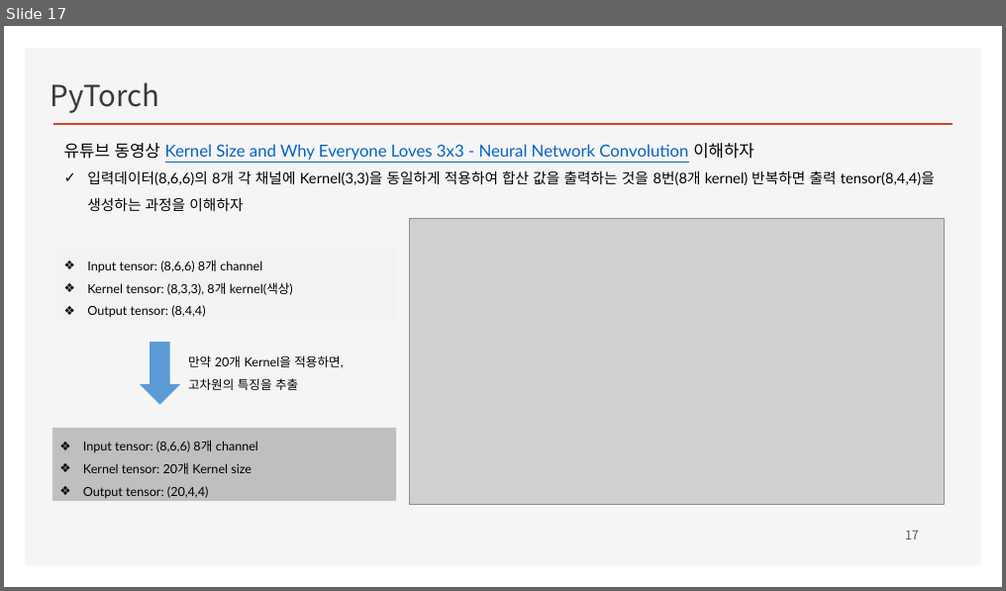
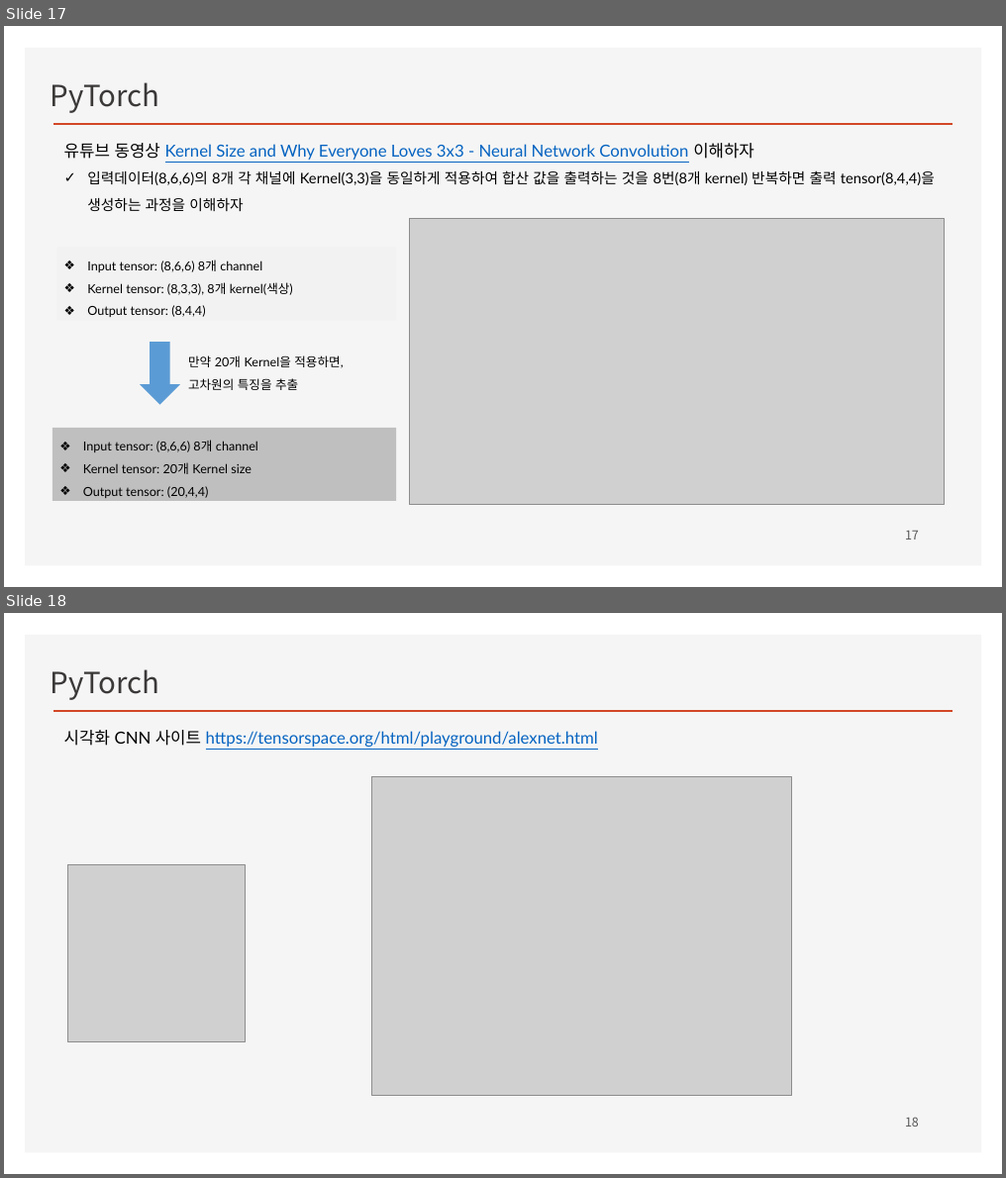
Before and after one commit to ancestor9/2026_Fall_Deep-Learning-with-Python, a slide deck: CNN/CNN.pptx. Shown one above the other, each under a label of ours: slide 17 before the commit, slides 17 and 18 after it. The pictures are 1006x591 and 1006x1178 pixels, drawn with LibreOffice and Linux fonts; fonts in the diff are those of the drawing; grey boxes stand for pictures; background and template pictures are left out. Boxes give left, top, right and bottom in pixels: in the first picture for what was removed or moved away, otherwise in the second. Text is boxed around its words. In the diff, an @@ line names an element or a change of style, - is before the commit and + after.

```diff
--- a/CNN/CNN.pptx
+++ b/CNN/CNN.pptx
@@ slide 18 added at bbox=[4, 613, 1002, 1174], background #FFFFFF; not listed: 2 template elements that a slide beside it also shows @@
@@ text added at bbox=[51, 669, 159, 700], 28 pt, text #3B3838 @@
+PyTorch
@@ text added at bbox=[64, 730, 598, 747], 16 pt, text #0563C1, underline @@
+시각화 CNN 사이트 https://tensorspace.org/html/playground/alexnet.html
@@ picture added at bbox=[371, 777, 792, 1096] @@
@@ picture added at bbox=[67, 865, 245, 1042] @@
@@ page number added at bbox=[905, 1117, 919, 1127], 12 pt, text #595959 @@
+18
```
